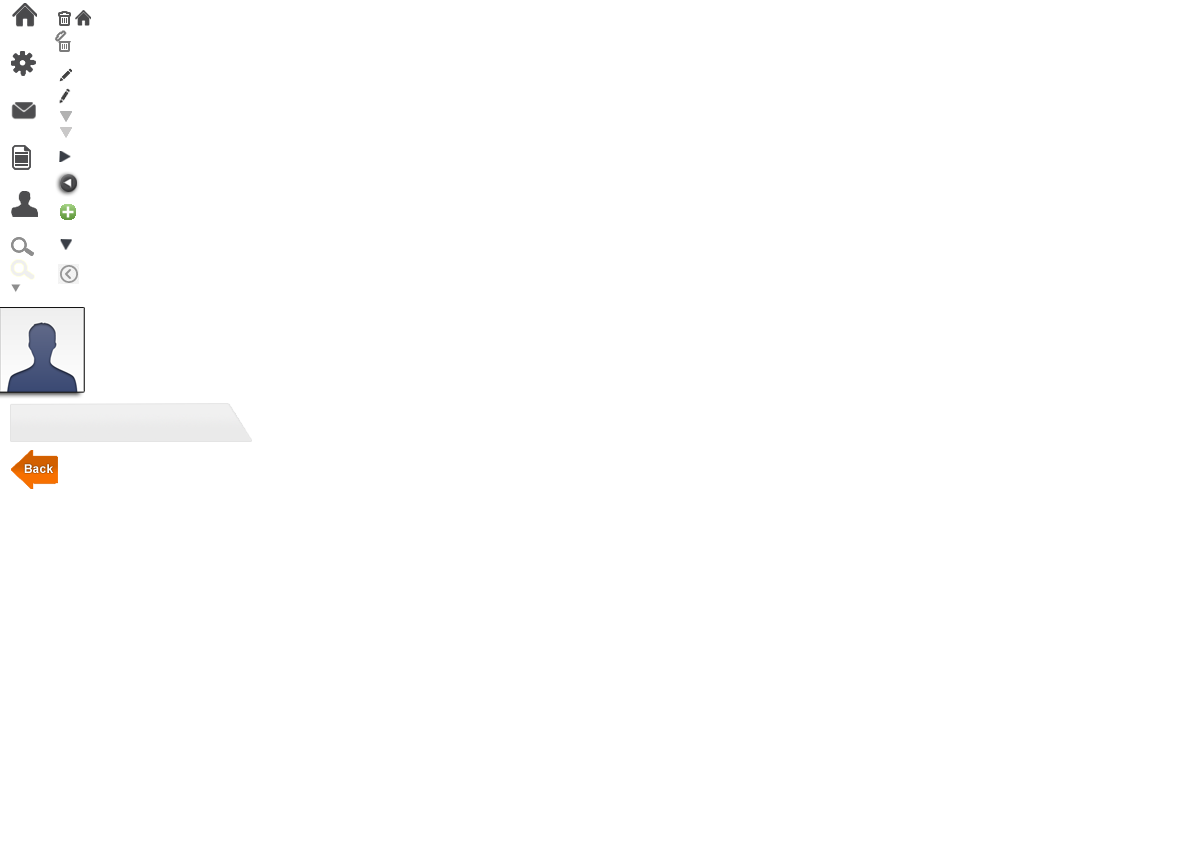
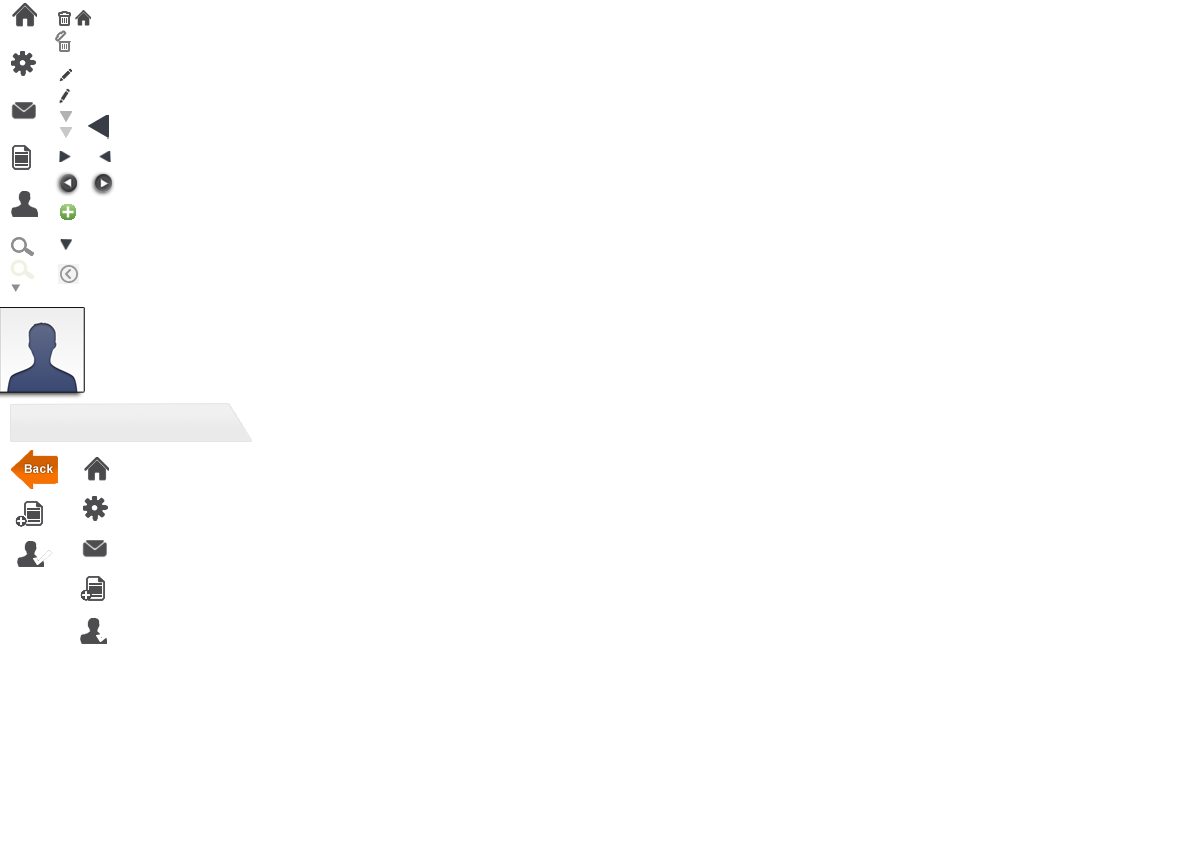
Two versions of the same layered image (1191 x 842). Layer-by-layer changes:
added layer "Layer 25" above "Layer 7 copy 2" over bbox(33, 550, 53, 565)
added layer "Layer 7 copy 2" above "Layer 7 copy" over bbox(80, 618, 107, 644)
added layer "Layer 7 copy" above "Layer 7" over bbox(17, 541, 44, 567)
added layer "Layer 19 copy" above "Layer 19" over bbox(95, 174, 112, 192)
added layer "Layer 28" above "Layer 2 copy 5" over bbox(88, 115, 109, 139)
added layer "Layer 2 copy 5" above "Layer 2 copy 4" over bbox(99, 151, 111, 162)
added layer "Layer 6 copy" above "Layer 6" over bbox(82, 540, 107, 558)
added layer "Layer 24 copy" above "Layer 24" over bbox(80, 589, 92, 601)
added layer "Layer 24" above "Layer 5 copy 2" over bbox(15, 515, 27, 527)
added layer "Layer 5 copy 2" above "Layer 5 copy" over bbox(86, 576, 105, 601)
added layer "Layer 5 copy" above "Layer 5" over bbox(24, 501, 43, 526)
added layer "Layer 4 copy" above "Layer 4" over bbox(83, 496, 108, 521)
added layer "Layer 3 copy 2" above "Layer 3" over bbox(84, 457, 109, 481)
